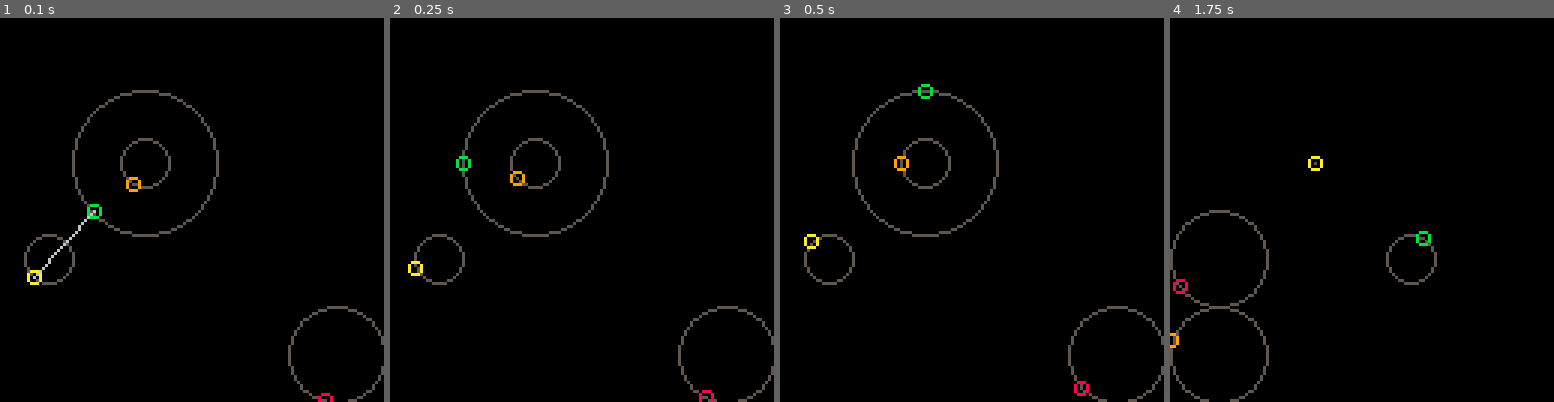
Above: before the commit, frames 1-4 (left to right).
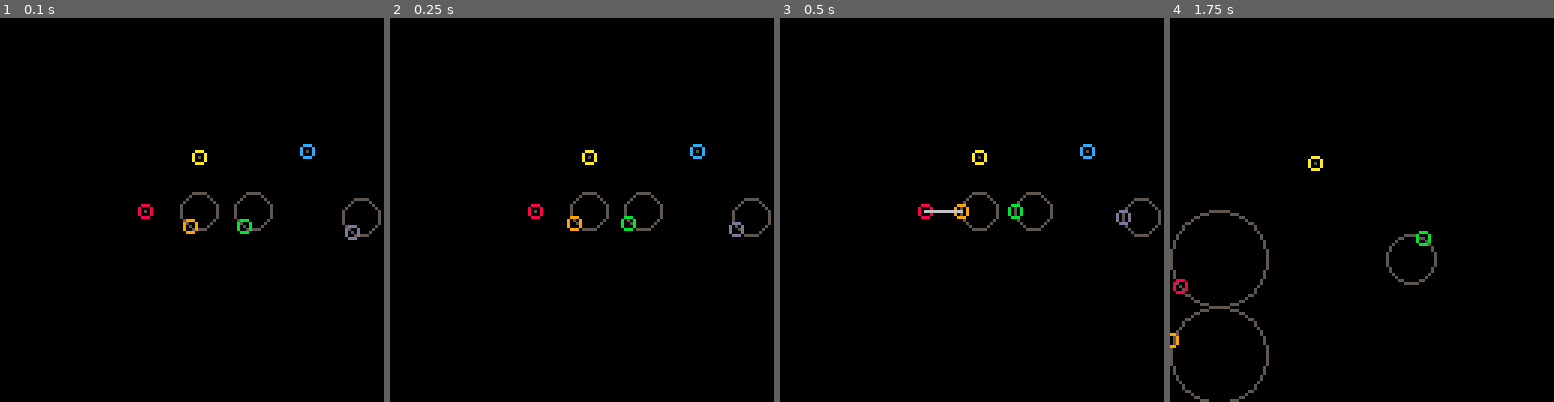
Above: after the commit, the same moments.

Repository: adam-sporka/pico-8-projects
Game: PICO-8 cartridge incomplete/proximity-makes-sound.p8
Two runs of this game, one before a commit and one after it. Both use one fixed random seed, a clock stepped at 60 frames per second and the inputs below.
Inputs:
- Up to frame 1 (0.1 s): no input
- Up to frame 2 (0.25 s): no input
- Up to frame 3 (0.5 s): tap O (Z key) at 0.33 s
- Up to frame 4 (1.75 s): tap O (Z key) at 0.7, 1.43 s; tap X (X key) at 1.07 s

The runs differ from the first frame. In frame 1, 3.2% of the frame differs, in the area x 6-100%, y 18-100%; in frame 2, 3.1%; in frame 3, 3.1%; in frame 4, nothing differs.

Commit message:
Proximity Makes Sound: Some configuration exploration

Diff:
--- a/incomplete/proximity-makes-sound.p8
+++ b/incomplete/proximity-makes-sound.p8
@@ -71,6 +71,21 @@
 	new_disc(80,16,16,798,2)
 end
 
+function x()
+	for i=1,5 do
+		new_disc(64,i*20,i*2,0,i*.5)
+	end
+end
+
+function y()
+	new_disc(48,64,0,0,0)
+	new_disc(66,64,6,0,1)
+	new_disc(66,46,0,0,0)
+	new_disc(84,64,6,0,1)
+	new_disc(102,44,0,0,0)
+	new_disc(120,66,6,0,1)
+end
+
 function random_scene()
 	for i=1,4 do
 		x=flr(rnd()*4)*32+16
@@ -87,7 +102,8 @@
 end
 
 function _init()
-	ragtime()
+	--ragtime()
+ y()
 end
 
 function get_disc_pos(i)
@@ -138,7 +154,7 @@
 		x2,y2=get_point_pos_next(links[i].i2)
 		d1=abs(x2-x1)
 		d2=abs(y2-y1)
-		d=sqrt(d1*d1+d2*d2)
+		d=sqrt(d1*d1+d2*d2)+0.5
 		links[i].d=d
 		f=links[i].f
 		e=links[i].e
